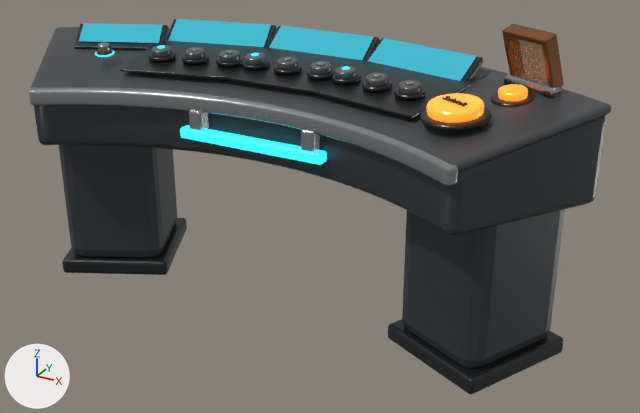
Before and after pictures for a commit that changed the glTF model public/assets/models/mission-control-workbench.glb.
The view is the same before and after, from a 50 mm lens placed at (2.0, -3.44, 1.96), pointed at (0.19, -0.16, 0.32). Lighting does not change. The marker at lower left points along +X, +Y and +Z. The first picture is the older version. Where no turn or scale is listed for an object, it has been applied to the vertices. Vertices at exactly the same position are counted once.

Names of what the first picture shows: 'Pedestal_Left', 'Pedestal_Left_Foot', 'Pedestal_Right', 'Pedestal_Right_Foot', 'Radio_Group_01_Inset', 'Radio_Group_02_Inset', 'Radio_Group_03_Inset', 'Screen_Group_03', 'Workbench_Continuous_Body', 'Workbench_Continuous_Deck', 'Workbench_Front_Trim', 'Workbench_Grab_Handle_Hit_Target' and 43 more.
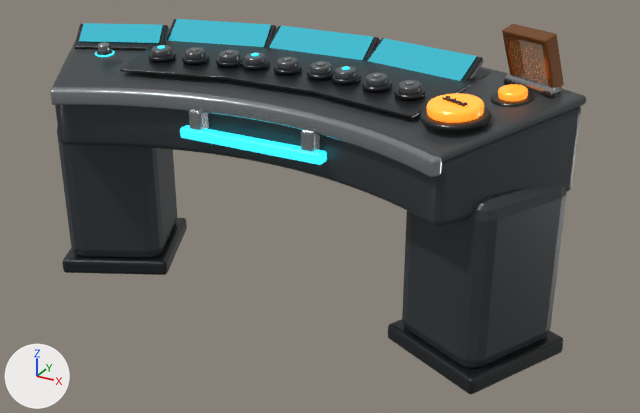
Commit message: Make VR workbench more reachable

The change, as a diff of the scene's bpy script:
```diff
--- a/public/assets/models/mission-control-workbench.glb.py
+++ b/public/assets/models/mission-control-workbench.glb.py
@@ me_workbench_continuous_body_mesh @@
 # used by ob_workbench_continuous_body; location = (0.0, 0.0, 0.0)
-me_workbench_continuous_body_mesh.from_pydata(...)  # 1100 vertices, 2196 faces; spans x -1.4..1.4, y -0.66..0.34, z 0.56..0.93
+me_workbench_continuous_body_mesh.from_pydata(...)  # 1100 vertices, 2196 faces; spans x -1.29..1.29, y -0.61..0.34, z 0.56..0.93
+# me_workbench_continuous_body_mesh part 1: 1044 of 1100 vertices moved; they spanned x -1.4..1.4, y -0.66..0.34, z 0.56..0.93 and now span x -1.29..1.29, y -0.61..0.34, z 0.56..0.93; mean shift (0.0, 0.02, 0.0); largest move (-1.4, -0.1, 0.9) -> (-1.29, -0.03, 0.91)
 me_workbench_continuous_body_mesh.materials.append(mat_mat_body_charcoal)
@@ me_workbench_continuous_deck_mesh @@
 # used by ob_workbench_continuous_deck; location = (0.0, 0.0, 0.0)
-me_workbench_continuous_deck_mesh.from_pydata(...)  # 1103 vertices, 2202 faces; spans x -1.41..1.41, y -0.68..0.35, z 0.81..0.97
+me_workbench_continuous_deck_mesh.from_pydata(...)  # 1102 vertices, 2200 faces; spans x -1.3..1.3, y -0.63..0.35, z 0.81..0.97
+# me_workbench_continuous_deck_mesh part 2: 48 vertices moved within x -1.3..1.3, y -0.6..0.35, z 0.81..0.97; 855 vertices removed from x -1.41..1.41, y -0.68..0.35, z 0.81..0.97; 854 vertices added at x -1.3..1.3, y -0.62..0.35, z 0.81..0.97
 me_workbench_continuous_deck_mesh.materials.append(mat_mat_panel_dark)
@@ me_workbench_front_trim_mesh @@
 # used by ob_workbench_front_trim; location = (0.0, 0.0, 0.0)
-me_workbench_front_trim_mesh.from_pydata(...)  # 1104 vertices, 2204 faces; spans x -1.02..1.02, y -0.7..-0.34, z 0.77..0.85
+me_workbench_front_trim_mesh.from_pydata(...)  # 1104 vertices, 2204 faces; spans x -0.94..0.94, y -0.65..-0.34, z 0.77..0.85
+# me_workbench_front_trim_mesh part 3: the whole mesh is scaled about its middle by (0.918, 0.841, 1), then moved by (0.0, 0.02, 0.0)
 me_workbench_front_trim_mesh.materials.append(mat_mat_brushed_metal)
```

Changed parts and their boxes (x1, y1, x2, y2) in the pictures (640 x 413 px):
'Workbench_Continuous_Body', reshaped (8% narrower, 7% shorter)
    before: (34, 105, 605, 235)
    after: (55, 105, 581, 226)
'Workbench_Continuous_Deck', reshaped (8% narrower, 7% shorter)
    before: (31, 27, 612, 172)
    after: (52, 28, 586, 163)
'Workbench_Front_Trim', rescaled (9% narrower, 7% shorter)
    before: (29, 88, 458, 186)
    after: (50, 87, 442, 178)
